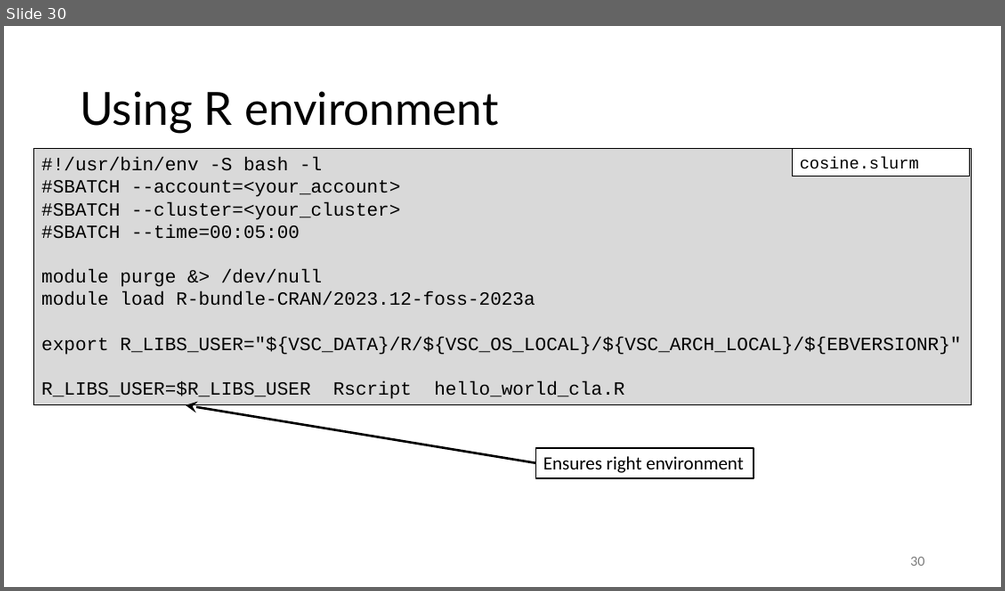
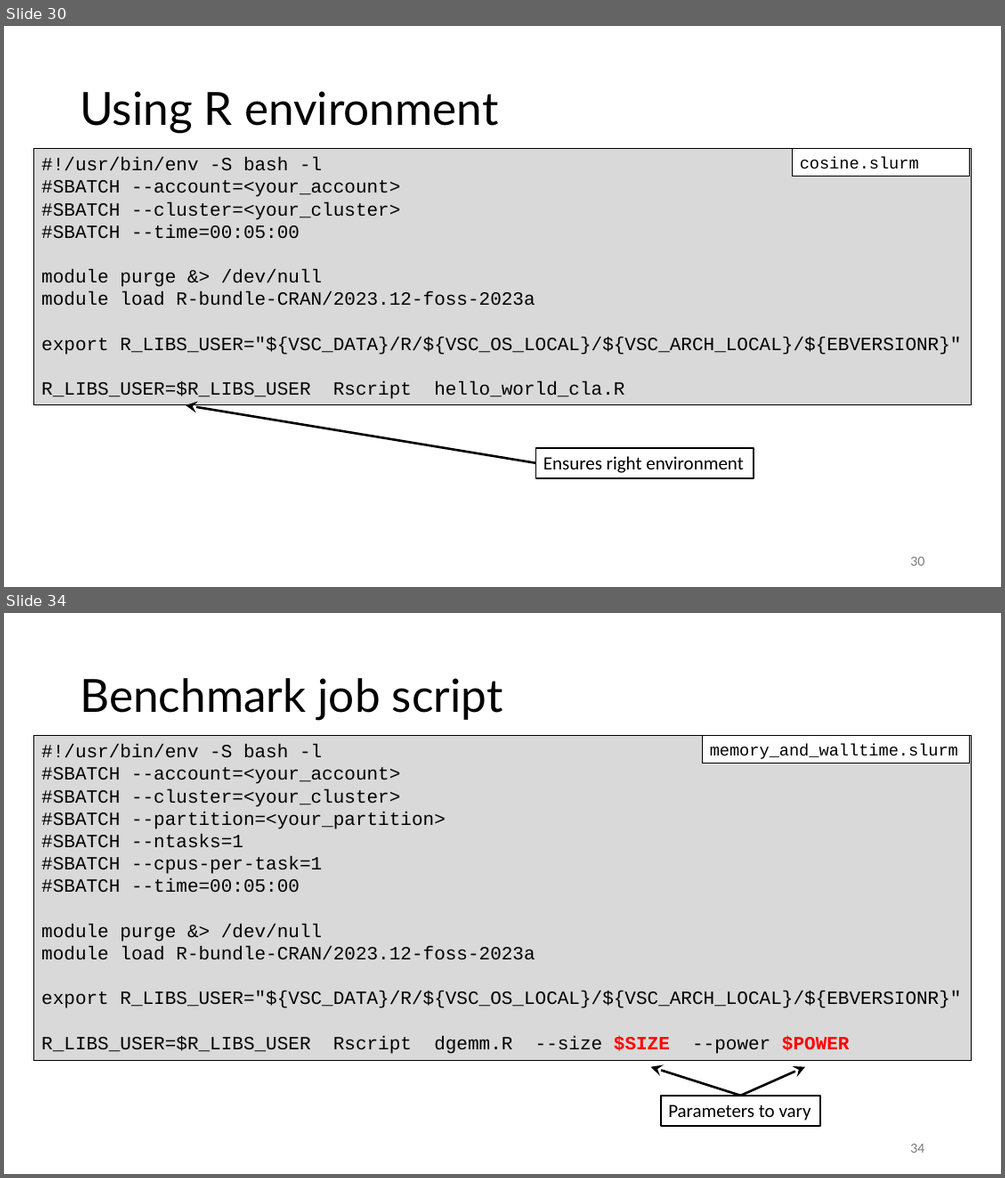
Before and after one commit to gjbex/Best-practices-for-data-science-on-HPC, a slide deck: best_practices_for_data_science_on_hpc.pptx. Shown one above the other, each under a label of ours: slide 30 before the commit, slides 30 and 34 after it; the slides between them are not shown. The pictures are 1005x591 and 1005x1178 pixels, drawn with LibreOffice and Linux fonts; fonts in the diff are those of the drawing. Boxes give left, top, right and bottom in pixels: in the first picture for what was removed or moved away, otherwise in the second. Text is boxed around its words. In the diff, an @@ line names an element or a change of style, - is before the commit and + after.

Commit message:
Add slides on walltime and memory benchmarking

```diff
--- a/best_practices_for_data_science_on_hpc.pptx
+++ b/best_practices_for_data_science_on_hpc.pptx
@@ slide 34 added at (4,613,1001,1174), background #FFFFFF @@
@@ title added at (80,678,503,720), 44 pt, text #000000 @@
+Benchmark job script
@@ rectangle added at (34,736,971,1060), fill #D9D9D9, outline #000000 0.75 pt, 18 pt, text #000000 @@
+#!/usr/bin/env -S bash -l
+#SBATCH --account=<your_account>
+#SBATCH --cluster=<your_cluster>
+#SBATCH --partition=<your_partition>
+#SBATCH --ntasks=1
+#SBATCH --cpus-per-task=1
+#SBATCH --time=00:05:00
+module purge &> /dev/null
+module load R-bundle-CRAN/2023.12-foss-2023a
+export R_LIBS_USER="${VSC_DATA}/R/${VSC_OS_LOCAL}/${VSC_ARCH_LOCAL}/${EBVERSIONR}"
+R_LIBS_USER=$R_LIBS_USER Rscript dgemm.R --size $SIZE --power $POWER
@@ rectangle added at (703,736,971,763), fill #FFFFFF, outline #000000 0.75 pt, 16 pt, text #000000 @@
+memory_and_walltime.slurm
@@ arrow added from (741, 1095) to (651, 1067), #000000 2.25 pt @@
@@ arrow added from (741, 1095) to (805, 1067), #000000 2.25 pt @@
@@ rectangle added at (662,1095,821,1126), fill #FFFFFF, outline #000000 1.5 pt, 18 pt, text #000000 @@
+Parameters to vary
@@ page number added at (910,1143,924,1152), 12 pt, text #797979 @@
+34
```
Also in this commit, not shown: 11 other slides added.
